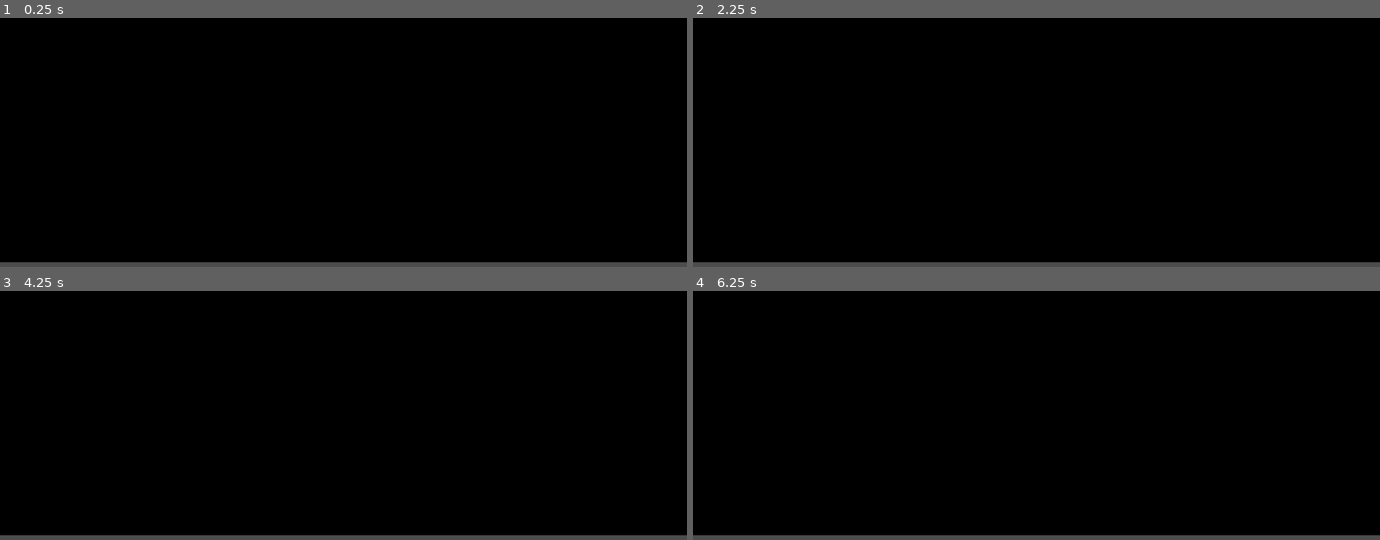
Above: before the commit, frames 1-4 (two rows, left to right).
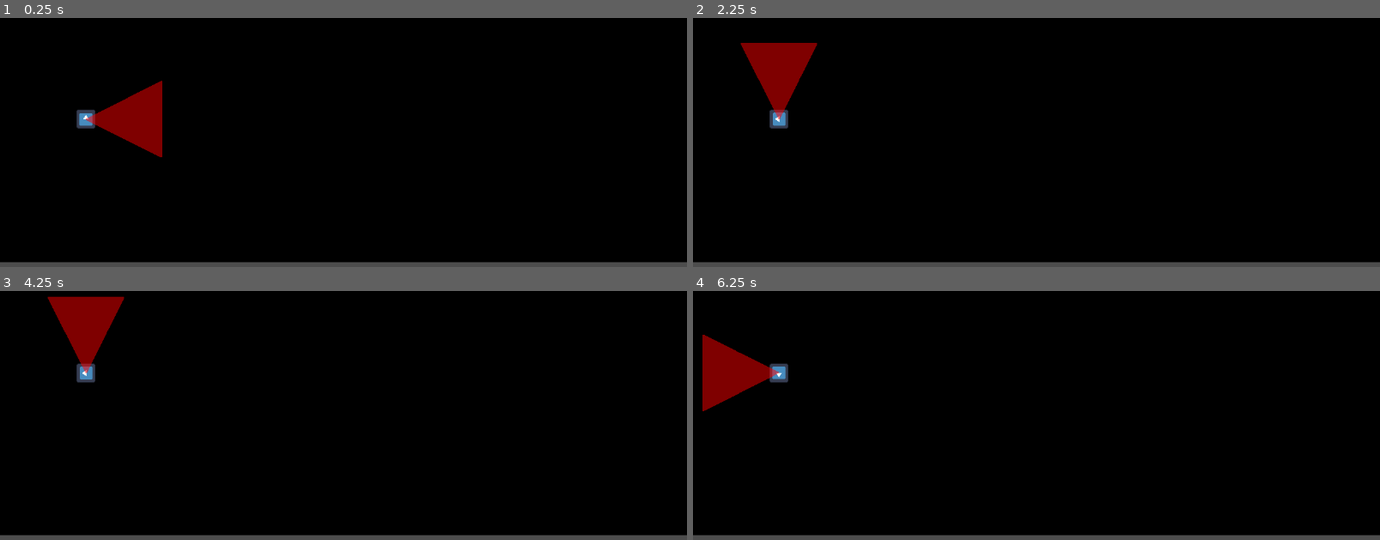
Above: after the commit, the same moments.

Repository: paralinguist/Heist-Server
Game: Godot game, scene res://game.tscn
The game is run twice, just before and just after one commit, with the same random seed, the same clock (stepped at 60 frames per second) and the same inputs. The engine's default icon, where the game draws it, is replaced by a stand-in: a white triangle on a blue panel in a dark square.
Inputs:
- Up to frame 1 (0.25 s): no input
- Up to frame 2 (2.25 s): tap Enter at 0.5, 2 s; hold Right (right) 0.53-1.28 s; tap Space (use) at 0.6, 1.25, 1.35, 2.1 s; hold Down (down) 1.28-2.03 s; hold Right (right) from 2.03 s (still down)
- Up to frame 3 (4.25 s): tap Space (use) at 2.75, 2.85, 3.6 s; release Right (right) at 2.78 s; hold Up (up) 2.78-3.53 s; tap Enter at 3.5 s; hold Left (left) from 3.53 s (still down)
- Up to frame 4 (6.25 s): tap Space (use) at 4.35, 5, 5.1, 5.85 s; release Left (left) at 5.03 s; hold Down (down) 5.03-5.78 s; hold Right (right) from 5.78 s (still down)

The runs differ from the first frame. In frame 1, 2.0% of the frame differs, in the area x 11-24%, y 25-56%; in frame 2, 2.0%; in frame 3, 2.0%, in the area x 6-19%, y 2-37%; in frame 4, 2.0%.

Commit message:
basics characters

Diff:
--- a/default_player.tscn
+++ b/default_player.tscn
@@ -1,7 +1,7 @@
 [gd_scene load_steps=5 format=3 uid="uid://dy5mv3plfjffu"]
 
-[ext_resource type="Texture2D" uid="uid://c5sgcd2mti840" path="res://icon.svg" id="1_1ld6b"]
 [ext_resource type="Script" path="res://player.gd" id="1_n837o"]
+[ext_resource type="Texture2D" uid="uid://dnixk0w37uid2" path="res://assets/Characters/Lockpick.png" id="2_v5a14"]
 [ext_resource type="PackedScene" uid="uid://cgjc0bf48rra3" path="res://player_base.tscn" id="3_t7n2g"]
 
 [sub_resource type="RectangleShape2D" id="RectangleShape2D_rma6g"]
@@ -16,7 +16,7 @@
 shape = SubResource("RectangleShape2D_rma6g")
 
 [node name="Sprite2D" type="Sprite2D" parent="."]
-scale = Vector2(0.25, 0.25)
-texture = ExtResource("1_1ld6b")
+scale = Vector2(2, 2)
+texture = ExtResource("2_v5a14")
 
 [node name="PlayerBase" parent="." instance=ExtResource("3_t7n2g")]
--- a/game.tscn
+++ b/game.tscn
@@ -22,4 +22,5 @@
 scale = Vector2(0.5, 0.5)
 
 [node name="CanvasModulate" type="CanvasModulate" parent="."]
+visible = false
 color = Color(0, 0, 0, 1)
--- a/project.godot
+++ b/project.godot
@@ -57,5 +57,6 @@
 
 [rendering]
 
+textures/canvas_textures/default_texture_filter=0
 renderer/rendering_method="gl_compatibility"
 renderer/rendering_method.mobile="gl_compatibility"
Binary file added: assets/Characters/Charmer.png
Not shown, added: assets/Characters/Charmer.png.import
Binary file added: assets/Characters/Earpiece.png
Not shown, added: assets/Characters/Earpiece.png.import
Binary file added: assets/Characters/Hacker.png
Not shown, added: assets/Characters/Hacker.png.import
Binary file added: assets/Characters/Lockpick.png
Not shown, added: assets/Characters/Lockpick.png.import
Binary file added: assets/Obstacles/Obstacles/ClosedVent.png
Not shown, added: assets/Obstacles/Obstacles/ClosedVent.png.import
Binary file added: assets/Obstacles/Obstacles/LasersForDoor.png
Not shown, added: assets/Obstacles/Obstacles/LasersForDoor.png.import
(and 29 more such lines)
